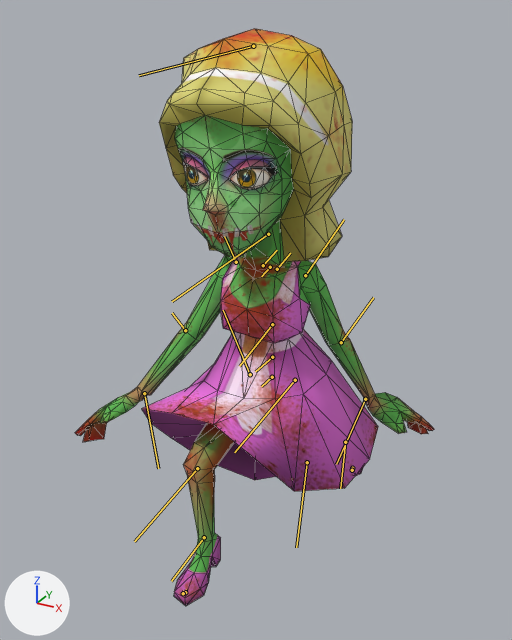
What one commit did to the FBX model Assets/ZombieRunner/Assets/NewCharacters/woman_full_2.FBX.
Both versions are drawn from a camera (50 mm lens) standing at (0.0456, -0.0877, 0.1025) and looking at (-0.0027, 0.0001, 0.0586). Arrows for +X, +Y and +Z are at lower left; the lights stay in place. Both versions are drawn at frame 59 of the action 'Take 001'; the numbers are the values there. The bones that bend it are drawn over the model as lines. Mesh edges are drawn as thin lines.

Objects in the first picture: 'Woman'.
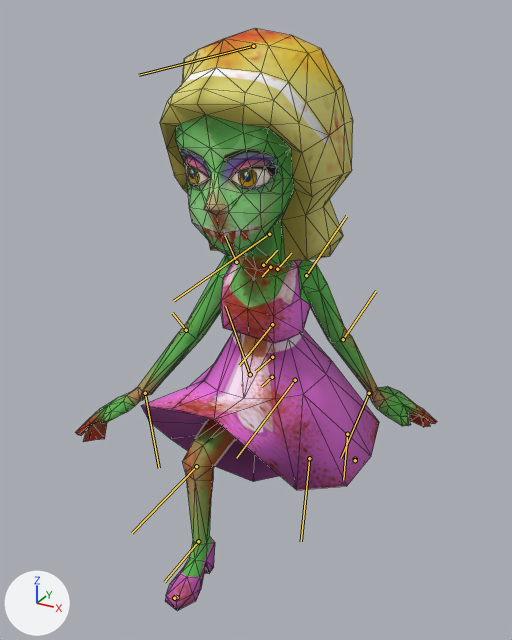
What the commit changed:
Bone 'Bip001 L Clavicle' (bone_bip001_l_clavicle) turns from (0, -1, 0) to (0, -2, 0) degrees about its own x, y and z.
Bone 'Bip001 L UpperArm' (bone_bip001_l_upperarm) turns from (6, 62, -13) to (13, 62, -8) degrees about its own x, y and z.
Bone 'Bip001 L Forearm' (bone_bip001_l_forearm) turns from (0, 0, 26) to (0, 0, 27) degrees about its own x, y and z.
Bone 'Bip001 L Hand' (bone_bip001_l_hand) turns from (40, 35, -48) to (36, 32, -46) degrees about its own x, y and z.
Bone 'Bip001 L Thigh' (bone_bip001_l_thigh) turns from (3, 3, -17) to (3, 3, -20) degrees about its own x, y and z.
Bone 'Bip001 R Thigh' (bone_bip001_r_thigh) turns from (-2, -1, 53) to (-2, -1, 55) degrees about its own x, y and z.
Bone 'Bip001 R Calf' (bone_bip001_r_calf) turns from (0, 0, -47) to (0, 0, -45) degrees about its own x, y and z.

Pixel boxes (x1, y1, x2, y2) of what changed, in the pictures (512 x 640 px):
'Woman', posed: before (75, 29, 434, 606); after (75, 29, 437, 611)
bone 'Bip001 L Clavicle', root to tip: before (277, 269) to (290, 253); after (277, 269) to (291, 253)
bone 'Bip001 L UpperArm', root to tip: before (305, 275) to (344, 219); after (306, 275) to (346, 216)
bone 'Bip001 L Forearm', root to tip: before (341, 342) to (373, 297); after (343, 339) to (376, 291)
bone 'Bip001 L Hand', root to tip: before (365, 399) to (336, 464); after (369, 393) to (341, 458)
bone 'Bip001 L Thigh', root to tip: before (295, 380) to (234, 452); after (295, 380) to (236, 458)
bone 'Bip001 R Thigh', root to tip: before (250, 374) to (223, 310); after (250, 374) to (225, 306)
bone 'Bip001 R Calf', root to tip: before (197, 468) to (134, 541); after (196, 466) to (132, 533)
